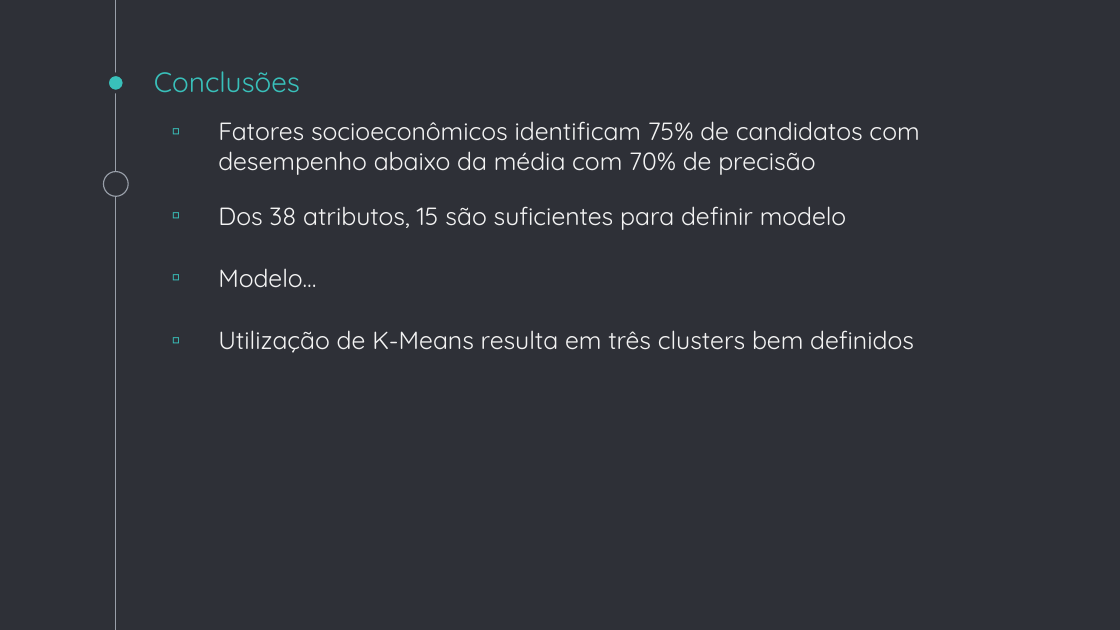
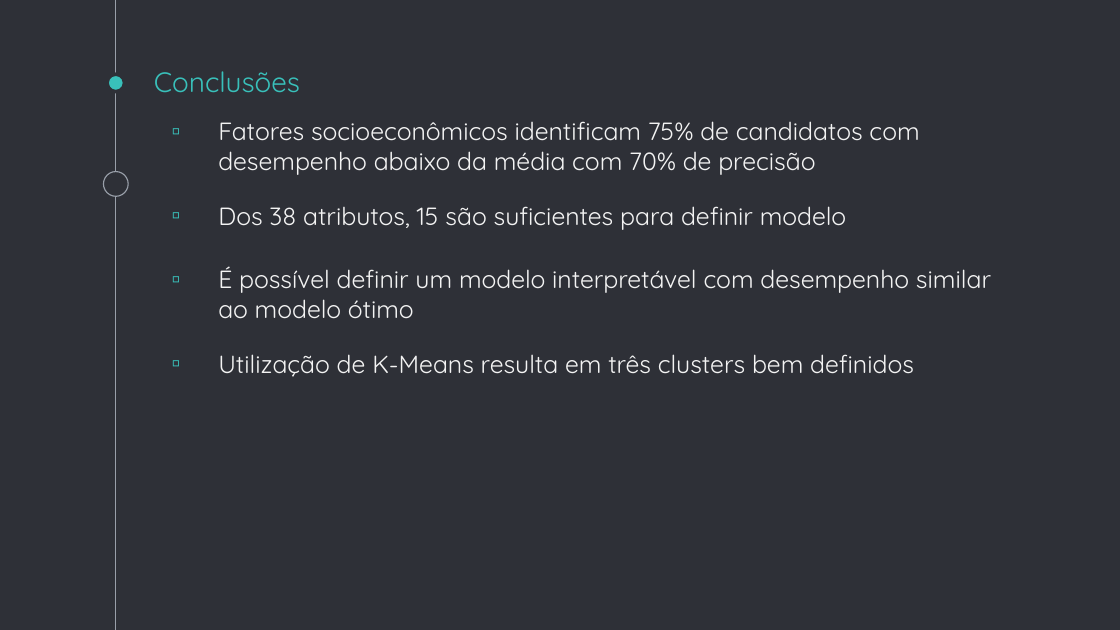
Before and after one commit to gustavomccoelho/ENEM-Test-Performance-Prediction, a slide deck: slide 55 of Apresentacao_Previsao_de_Desempenho_ENEM.pptx. Drawn at 1120x630 pixels with LibreOffice and Linux fonts; fonts in the diff are those of the drawing. Boxes give left, top, right and bottom in pixels: in the first picture for what was removed or moved away, otherwise in the second. Text is boxed around its words. In the diff, an @@ line names an element or a change of style, - is before the commit and + after.

```diff
--- a/Apresentacao_Previsao_de_Desempenho_ENEM.pptx
+++ b/Apresentacao_Previsao_de_Desempenho_ENEM.pptx
@@ text at bbox=[218, 266, 991, 319]: text changed @@
-  ▫ Modelo…
+  ▫ É possível definir um modelo interpretável com desempenho similar ao modelo ótimo
@@ text "Utilização de K-Means resulta em ...": place and size @@
-text "Utilização de K-Means resulta em ..." at bbox=[218, 330, 914, 353]
+text "Utilização de K-Means resulta em ..." at bbox=[218, 354, 914, 377]
```
Also in this commit, not shown: 1 other slide changed.
